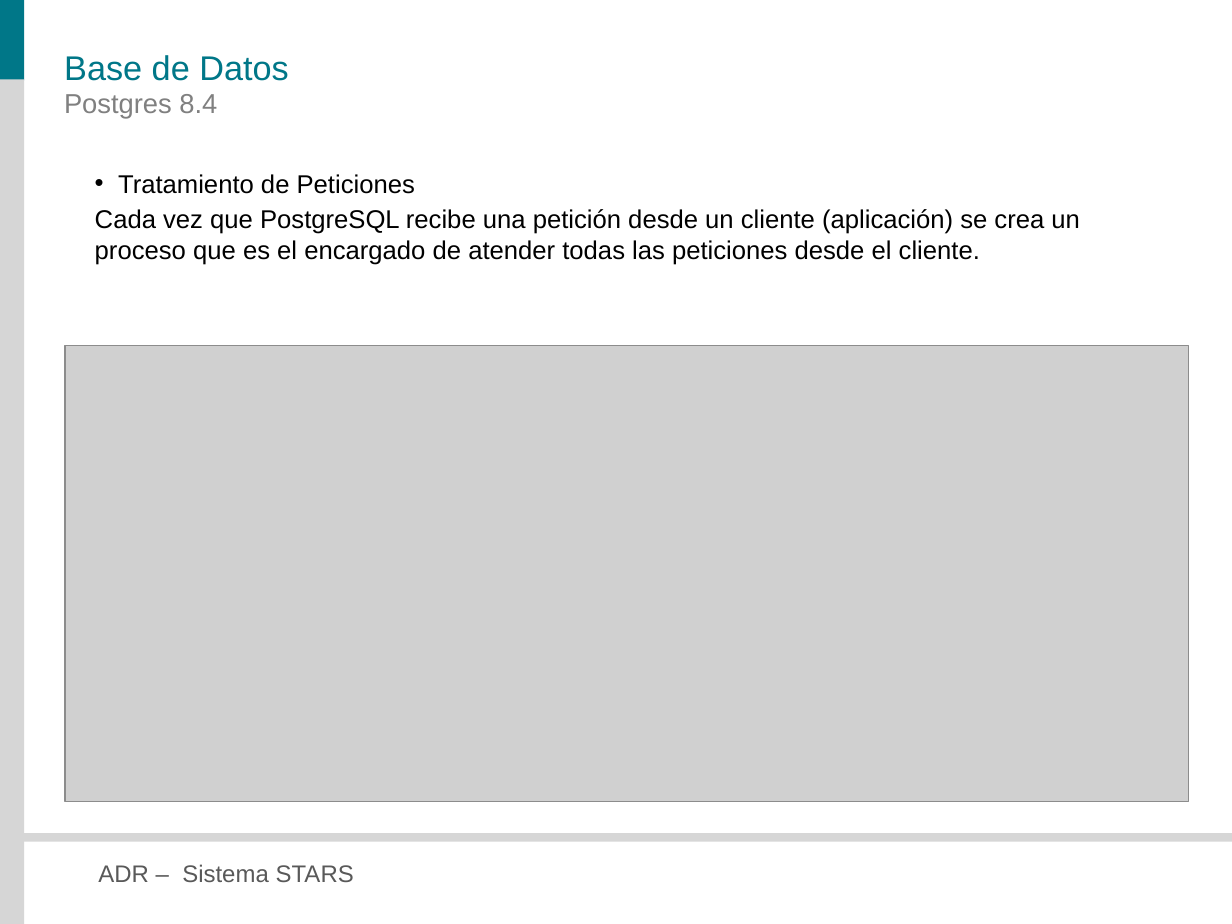
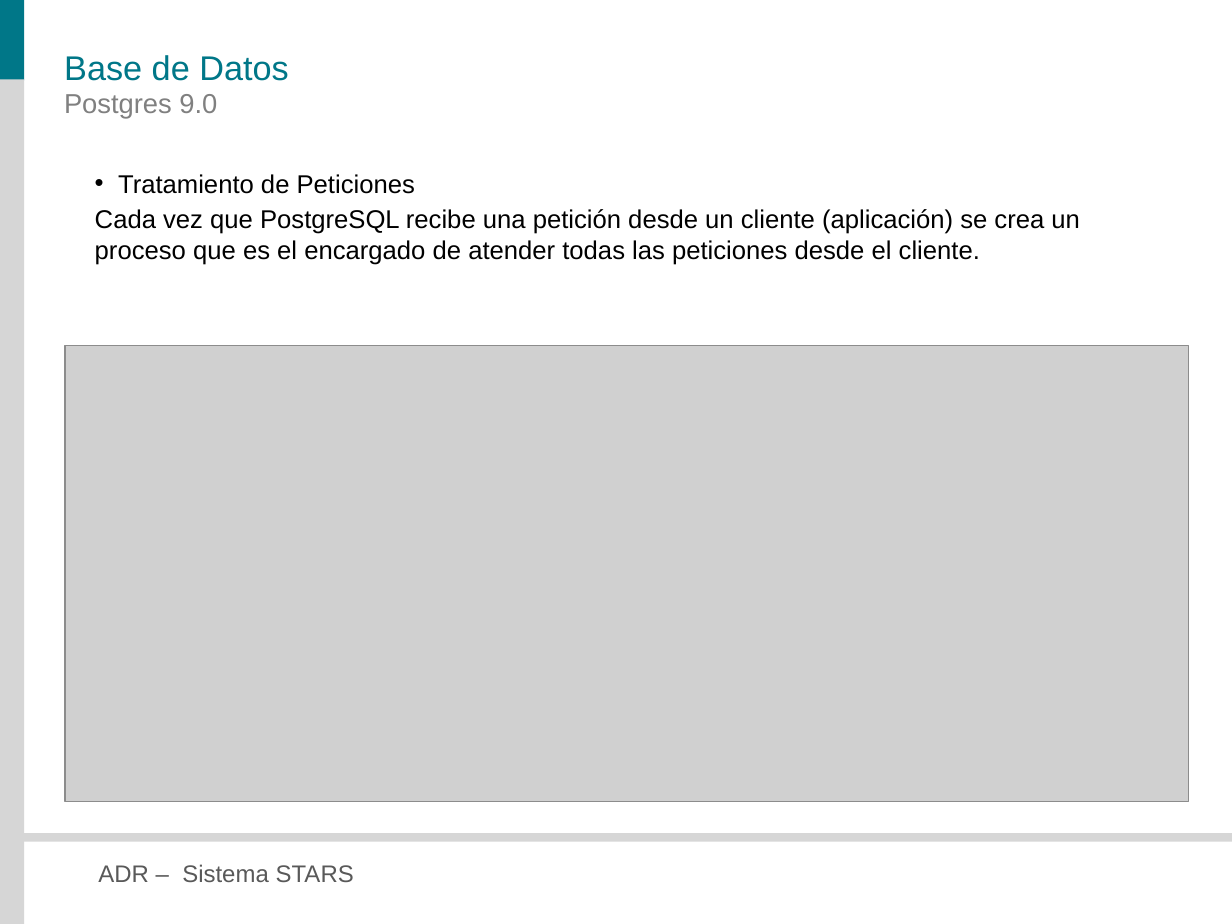
Before and after one commit to veritoreinoso/adr-2010, a slide deck: slide 9 of Presentacion.pptx. Drawn at 1232x924 pixels with LibreOffice and Linux fonts; fonts in the diff are those of the drawing; grey boxes stand for pictures. Boxes give left, top, right and bottom in pixels: in the first picture for what was removed or moved away, otherwise in the second. Text is boxed around its words. In the diff, an @@ line names an element or a change of style, - is before the commit and + after.

```diff
--- a/Presentacion.pptx
+++ b/Presentacion.pptx
@@ text at [64, 94, 217, 119]: text changed @@
-Postgres 8.4
+Postgres 9.0
```
Also in this commit, not shown: 11 other slides changed, 3 other files.
